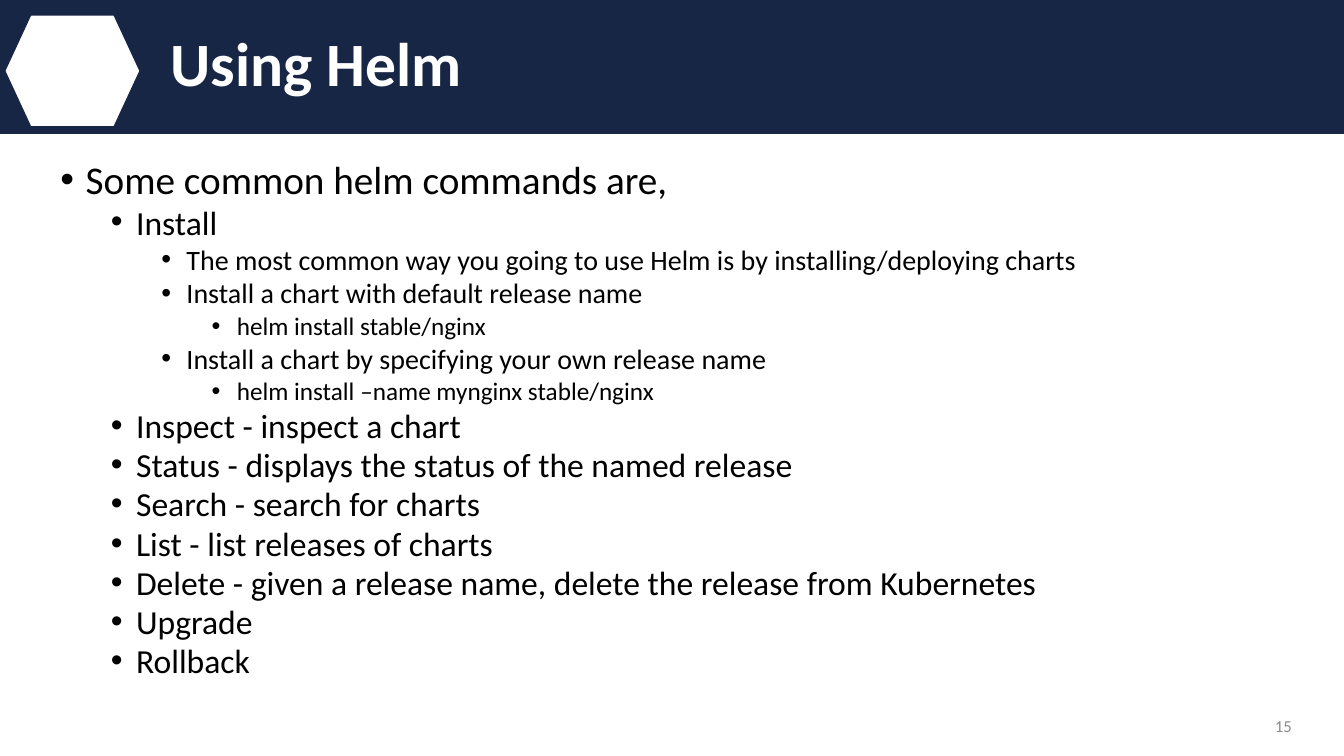
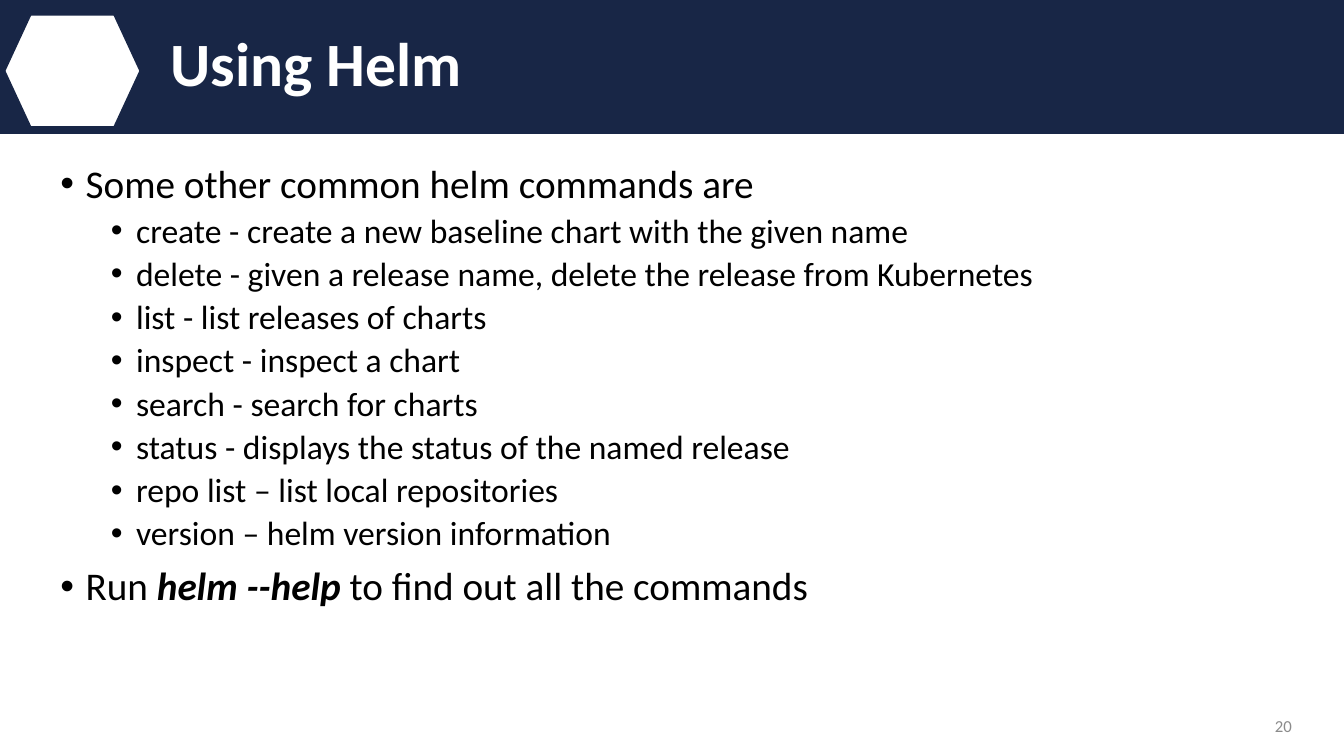
Before and after one commit to IBM/helm101, a slide deck: slide 20 of presentation/Helm.pptx (slide 15 before the commit). Drawn at 1344x756 pixels with LibreOffice and Linux fonts; fonts in the diff are those of the drawing; background and template pictures are left out. Boxes give left, top, right and bottom in pixels: in the first picture for what was removed or moved away, otherwise in the second. Text is boxed around its words. In the diff, an @@ line names an element or a change of style, - is before the commit and + after.

```diff
--- a/presentation/Helm.pptx
+++ b/presentation/Helm.pptx
@@ text at (86,170,1033,606): text changed @@
-• Some common helm commands are,
-  • Install
-    • The most common way you going to use Helm is by installing/deploying charts
-    • Install a chart with default release name
-      • helm install stable/nginx
-    • Install a chart by specifying your own release name
-      • helm install –name mynginx stable/nginx
-  • Inspect - inspect a chart
-  • Status - displays the status of the named release
-  • Search - search for charts
-  • List - list releases of charts
-  • Delete - given a release name, delete the release from Kubernetes
-  • Upgrade
-  • Rollback
+• Some other common helm commands are
+  • create - create a new baseline chart with the given name
+  • delete - given a release name, delete the release from Kubernetes
+  • list - list releases of charts
+  • inspect - inspect a chart
+  • search - search for charts
+  • status - displays the status of the named release
+  • repo list – list local repositories
+  • version – helm version information
+• Run helm --help to find out all the commands
@@ page number at (1275,721,1292,732): text changed @@
-15
+20
```
Also in this commit, not shown: 15 other slides changed, 11 slides added, 2 slides removed.
